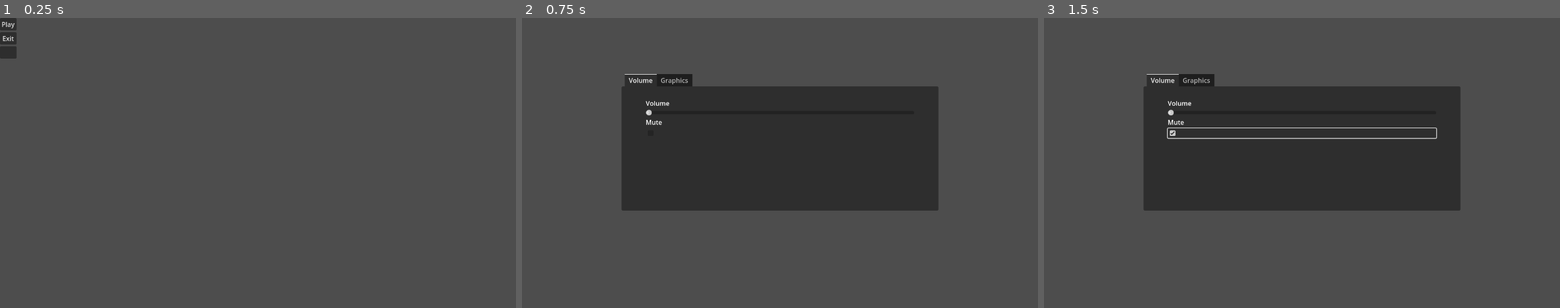
Above: before the commit, frames 1-3 (left to right).
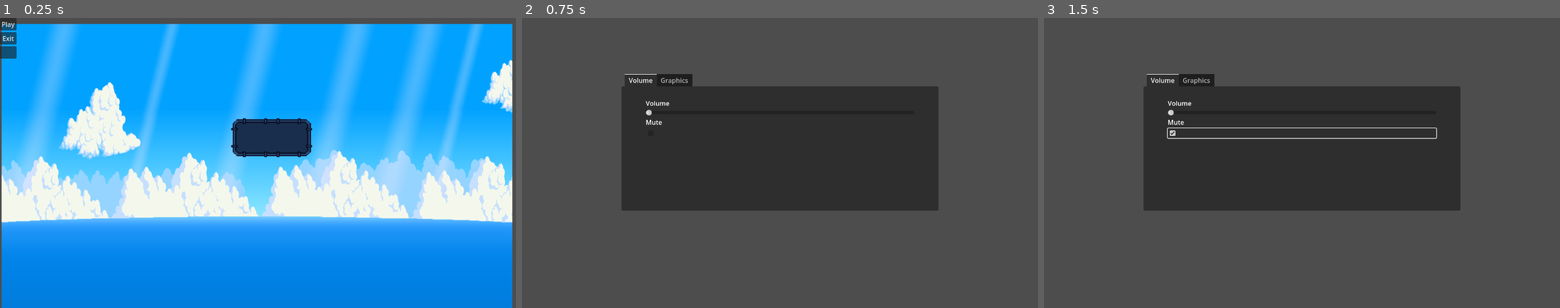
Above: after the commit, the same moments.

Repository: birugh/minimart
Game: Godot game, scene res://Interface/main_menu.tscn
The game is run twice, just before and just after one commit, with the same random seed, the same clock (stepped at 60 frames per second) and the same inputs.
Inputs (mouse positions are in pixels of both pictures, inside the frame that each line leads up to):
- Up to frame 1 (0.25 s): no input
- Up to frame 2 (0.75 s): click (532, 52) at 0.5 s
- Up to frame 3 (1.5 s): click (1302, 134) at 1.25 s

The runs differ from the first frame. In frame 1, 97% of the frame differs, in the area x 0-100%, y 2-100%; in frame 2, nothing differs; in frame 3, nothing differs.

Commit message:
menambahkan 2 button untuk play dan exit
menambahkan 2 button untuk play dan exit

Diff:
--- a/Interface/main_menu.tscn
+++ b/Interface/main_menu.tscn
@@ -1,6 +1,8 @@
-[gd_scene load_steps=2 format=3 uid="uid://fkcmqsvkk6os"]
+[gd_scene load_steps=4 format=3 uid="uid://fkcmqsvkk6os"]
 
 [ext_resource type="Script" path="res://Scripts/main_menu.gd" id="1_dvwy8"]
+[ext_resource type="Texture2D" uid="uid://cagyx8p1bd7po" path="res://Assets/169040.png" id="2_irj0i"]
+[ext_resource type="Texture2D" uid="uid://b82uc3nhjxqtp" path="res://Assets/aset.png" id="3_l3ex8"]
 
 [node name="MainMenu" type="Control"]
 layout_mode = 3
@@ -11,26 +13,50 @@
 grow_vertical = 2
 script = ExtResource("1_dvwy8")
 
-[node name="MarginContainer" type="MarginContainer" parent="."]
+[node name="NinePatchRect" type="NinePatchRect" parent="."]
 layout_mode = 0
-offset_right = 40.0
-offset_bottom = 40.0
+offset_left = 4.0
+offset_top = 15.0
+offset_right = 1271.0
+offset_bottom = 740.0
+texture = ExtResource("2_irj0i")
+region_rect = Rect2(13.3751, 9.03192, 1486.63, 500.593)
 
-[node name="VBoxContainer" type="VBoxContainer" parent="MarginContainer"]
+[node name="Play_Button" type="Button" parent="."]
 layout_mode = 2
-
-[node name="Play_Button" type="Button" parent="MarginContainer/VBoxContainer"]
-layout_mode = 2
+offset_right = 41.0
+offset_bottom = 31.0
 text = "Play"
 
-[node name="Exit_Button" type="Button" parent="MarginContainer/VBoxContainer"]
+[node name="Exit_Button" type="Button" parent="."]
 layout_mode = 2
+offset_top = 35.0
+offset_right = 41.0
+offset_bottom = 66.0
 text = "Exit"
 
-[node name="Settings_Button" type="Button" parent="MarginContainer/VBoxContainer"]
+[node name="Settings_Button" type="Button" parent="."]
 layout_mode = 2
+offset_top = 70.0
+offset_right = 41.0
+offset_bottom = 101.0
 text = " "
 
-[connection signal="pressed" from="MarginContainer/VBoxContainer/Play_Button" to="." method="_on_play_pressed"]
-[connection signal="pressed" from="MarginContainer/VBoxContainer/Exit_Button" to="." method="_on_exit_pressed"]
-[connection signal="pressed" from="MarginContainer/VBoxContainer/Settings_Button" to="." method="_on_settings_pressed"]
+[node name="NinePatchRect2" type="NinePatchRect" parent="."]
+layout_mode = 0
+offset_left = 573.0
+offset_top = 248.0
+offset_right = 775.0
+offset_bottom = 347.0
+texture = ExtResource("3_l3ex8")
+region_rect = Rect2(13.0602, 195.408, 143.065, 132.551)
+patch_margin_left = 18
+patch_margin_top = 16
+patch_margin_right = 17
+patch_margin_bottom = 17
+axis_stretch_horizontal = 2
+axis_stretch_vertical = 2
+
+[connection signal="pressed" from="Play_Button" to="." method="_on_play_pressed"]
+[connection signal="pressed" from="Exit_Button" to="." method="_on_exit_pressed"]
+[connection signal="pressed" from="Settings_Button" to="." method="_on_settings_pressed"]
Binary file added: Assets/169040.png
Not shown, added: Assets/169040.png.import
Binary file added: Assets/aset.png
Not shown, added: Assets/aset.png.import
Binary file added: Job-action/job-assets/hijau.png
Not shown, added: Job-action/job-assets/hijau.png.import
Binary file added: Job-action/job-assets/merah.png
Not shown, added: Job-action/job-assets/merah.png.import
